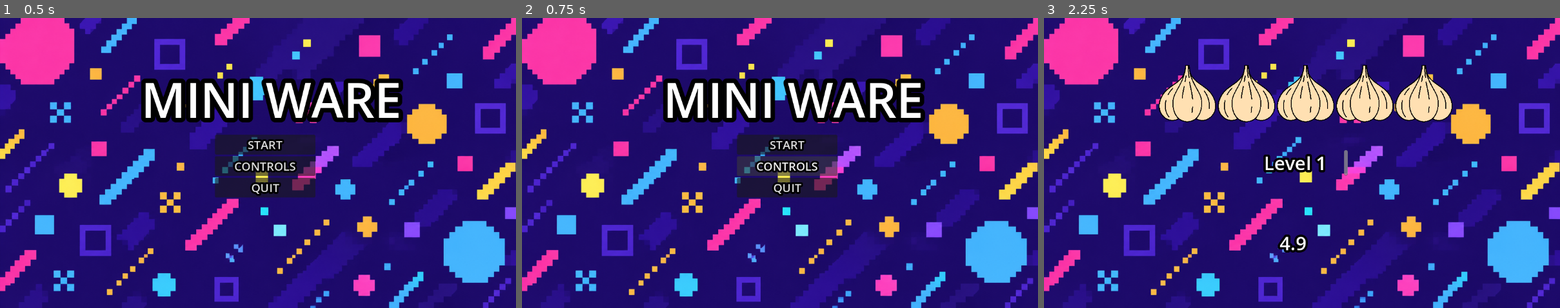
Above: before the commit, frames 1-3 (left to right).
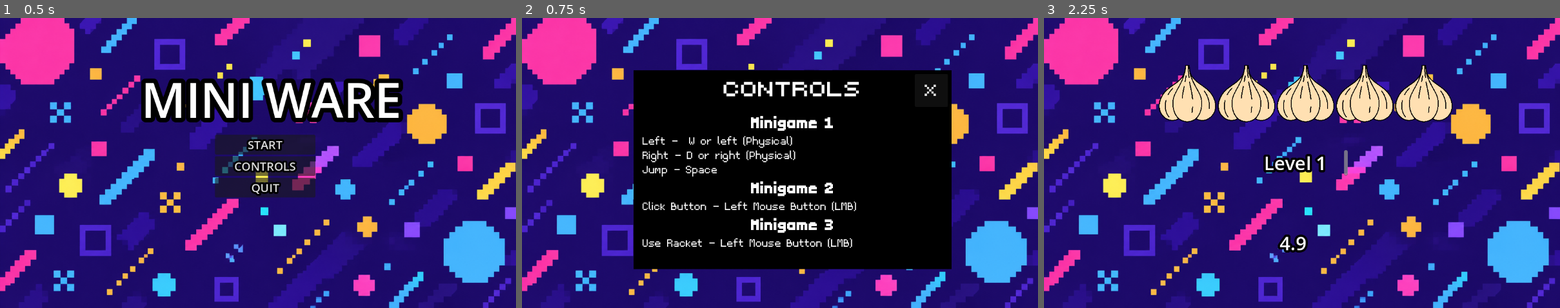
Above: after the commit, the same moments.

Repository: its-anantagarwal/wario-ware
Game: Godot game, scene res://title_screen.tscn
Same seed, same stepped clock (60 frames per second), same inputs: the game is played once before the commit and once after it.
Inputs (mouse positions are in pixels of both pictures, inside the frame that each line leads up to):
- Up to frame 1 (0.5 s): no input
- Up to frame 2 (0.75 s): click "CONTROLS" at 0.5 s
- Up to frame 3 (2.25 s): click (1451, 90) at 1.25 s, where only the run after the commit has a clickable "X"; click "START" at 2 s

Frame 1 is identical in both runs. In frame 2, 38% of the frame differs, in the area x 21-84%, y 18-87%; in frame 3, nothing differs.

Commit message:
Added functionality to the controls button
Added functionality to the controls button in the main scene. Clicking it will open a panel which will show the controls of the game to the player.

Diff:
--- a/title_screen.gd
+++ b/title_screen.gd
@@ -18,8 +18,12 @@
 
 
 func _on_settings_pressed() -> void:
-	pass
+	$Controls.visible = true
 
 
 func _on_quit_pressed() -> void:
 	get_tree().quit()
+
+
+func _on_close_controls_pressed() -> void:
+	$Controls.visible = false
--- a/title_screen.tscn
+++ b/title_screen.tscn
@@ -2,6 +2,9 @@
 
 [ext_resource type="Script" uid="uid://bl3t20r4o8fiv" path="res://title_screen.gd" id="1_ak2if"]
 [ext_resource type="Texture2D" uid="uid://cvte5q5rhf75v" path="res://GameBackground.png" id="1_v6p8y"]
+[ext_resource type="FontFile" uid="uid://bugmv408w70f" path="res://Attomic.ttf" id="3_hafda"]
+[ext_resource type="FontFile" uid="uid://c0wg6a21dojof" path="res://NanoPlus.ttf" id="4_tpml5"]
+[ext_resource type="FontFile" uid="uid://yqftivwysh1" path="res://PixelSans.ttf" id="5_jqemp"]
 
 [node name="TitleScreen" type="Node2D" unique_id=2013735157]
 script = ExtResource("1_ak2if")
@@ -23,30 +26,144 @@
 text = "MINI WARE"
 horizontal_alignment = 1
 
-[node name="VBoxContainer" type="VBoxContainer" parent="." unique_id=1650521661]
+[node name="Buttons" type="VBoxContainer" parent="." unique_id=1650521661]
 offset_left = 480.0
 offset_top = 261.0
 offset_right = 704.0
 offset_bottom = 510.0
 
-[node name="Start" type="Button" parent="VBoxContainer" unique_id=1902016103]
+[node name="Start" type="Button" parent="Buttons" unique_id=1902016103]
 layout_mode = 2
 theme_override_constants/outline_size = 16
 theme_override_font_sizes/font_size = 26
 text = "START"
 
-[node name="Settings" type="Button" parent="VBoxContainer" unique_id=1858759377]
+[node name="Settings" type="Button" parent="Buttons" unique_id=1858759377]
 layout_mode = 2
 theme_override_constants/outline_size = 16
 theme_override_font_sizes/font_size = 26
 text = "CONTROLS"
 
-[node name="Quit" type="Button" parent="VBoxContainer" unique_id=759831548]
+[node name="Quit" type="Button" parent="Buttons" unique_id=759831548]
 layout_mode = 2
 theme_override_constants/outline_size = 16
 theme_override_font_sizes/font_size = 26
 text = "QUIT"
 
-[connection signal="pressed" from="VBoxContainer/Start" to="." method="_on_start_pressed"]
-[connection signal="pressed" from="VBoxContainer/Settings" to="." method="_on_settings_pressed"]
-[connection signal="pressed" from="VBoxContainer/Quit" to="." method="_on_quit_pressed"]
+[node name="Controls" type="Panel" parent="." unique_id=84591373]
+visible = false
+offset_left = 249.0
+offset_top = 117.0
+offset_right = 959.0
+offset_bottom = 561.0
+
+[node name="ColorRect" type="ColorRect" parent="Controls" unique_id=1775998553]
+layout_mode = 1
+anchors_preset = 15
+anchor_right = 1.0
+anchor_bottom = 1.0
+grow_horizontal = 2
+grow_vertical = 2
+color = Color(0, 0, 0, 1)
+
+[node name="title" type="RichTextLabel" parent="Controls" unique_id=1511085508]
+clip_contents = false
+layout_mode = 0
+offset_right = 710.0
+offset_bottom = 84.0
+grow_horizontal = 2
+theme_override_fonts/normal_font = ExtResource("3_hafda")
+theme_override_font_sizes/normal_font_size = 90
+text = "CONTROLS"
+fit_content = true
+horizontal_alignment = 1
+
+[node name="CloseControls" type="Button" parent="Controls" unique_id=1023941353]
+layout_mode = 0
+offset_left = 628.0
+offset_top = 8.0
+offset_right = 702.0
+offset_bottom = 82.0
+theme_override_fonts/font = ExtResource("3_hafda")
+theme_override_font_sizes/font_size = 70
+text = "X"
+
+[node name="MarginContainer" type="MarginContainer" parent="Controls" unique_id=658808517]
+layout_mode = 1
+anchors_preset = 15
+anchor_right = 1.0
+anchor_bottom = 1.0
+offset_top = 76.0
+grow_horizontal = 2
+grow_vertical = 2
+theme_override_constants/margin_left = 20
+theme_override_constants/margin_top = 20
+theme_override_constants/margin_right = 20
+theme_override_constants/margin_bottom = 20
+
+[node name="ScrollContainer" type="ScrollContainer" parent="Controls/MarginContainer" unique_id=1858219367]
+layout_mode = 2
+size_flags_vertical = 3
+
+[node name="VBoxContainer" type="VBoxContainer" parent="Controls/MarginContainer/ScrollContainer" unique_id=868810408]
+layout_mode = 2
+size_flags_horizontal = 3
+size_flags_vertical = 3
+
+[node name="Minigame1" type="RichTextLabel" parent="Controls/MarginContainer/ScrollContainer/VBoxContainer" unique_id=487034459]
+clip_contents = false
+layout_mode = 2
+theme_override_fonts/normal_font = ExtResource("4_tpml5")
+theme_override_font_sizes/normal_font_size = 39
+text = "Minigame 1"
+fit_content = true
+horizontal_alignment = 1
+
+[node name="Minigame1Controls" type="RichTextLabel" parent="Controls/MarginContainer/ScrollContainer/VBoxContainer" unique_id=311999264]
+clip_contents = false
+layout_mode = 2
+theme_override_fonts/normal_font = ExtResource("5_jqemp")
+theme_override_font_sizes/normal_font_size = 26
+text = "Left -  W or left (Physical)
+Right - D or right (Physical)
+Jump - Space"
+fit_content = true
+
+[node name="Minigame2" type="RichTextLabel" parent="Controls/MarginContainer/ScrollContainer/VBoxContainer" unique_id=1412087593]
+clip_contents = false
+layout_mode = 2
+theme_override_fonts/normal_font = ExtResource("4_tpml5")
+theme_override_font_sizes/normal_font_size = 39
+text = "Minigame 2"
+fit_content = true
+horizontal_alignment = 1
+
+[node name="Minigame2Controls" type="RichTextLabel" parent="Controls/MarginContainer/ScrollContainer/VBoxContainer" unique_id=1096787236]
+clip_contents = false
+layout_mode = 2
+theme_override_fonts/normal_font = ExtResource("5_jqemp")
+theme_override_font_sizes/normal_font_size = 26
+text = "Click Button - Left Mouse Button (LMB)"
+fit_content = true
+
+[node name="Minigame3" type="RichTextLabel" parent="Controls/MarginContainer/ScrollContainer/VBoxContainer" unique_id=1548965595]
+clip_contents = false
+layout_mode = 2
+theme_override_fonts/normal_font = ExtResource("4_tpml5")
+theme_override_font_sizes/normal_font_size = 39
+text = "Minigame 3"
+fit_content = true
+horizontal_alignment = 1
+
+[node name="Minigame3Controls" type="RichTextLabel" parent="Controls/MarginContainer/ScrollContainer/VBoxContainer" unique_id=2136184495]
+clip_contents = false
+layout_mode = 2
+theme_override_fonts/normal_font = ExtResource("5_jqemp")
+theme_override_font_sizes/normal_font_size = 26
+text = "Use Racket - Left Mouse Button (LMB)"
+fit_content = true
+
+[connection signal="pressed" from="Buttons/Start" to="." method="_on_start_pressed"]
+[connection signal="pressed" from="Buttons/Settings" to="." method="_on_settings_pressed"]
+[connection signal="pressed" from="Buttons/Quit" to="." method="_on_quit_pressed"]
+[connection signal="pressed" from="Controls/CloseControls" to="." method="_on_close_controls_pressed"]
